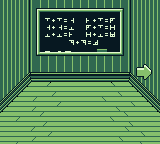
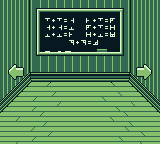
Layer changes from the first (160, 144) image to the second:
added layer "Arrows" above "BlackBoard" over [8, 64, 24, 80]
